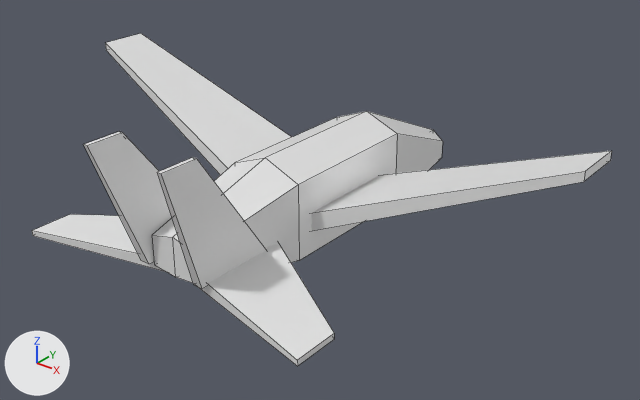
A saved change to the Blender file plane.blend.
Camera for both pictures: a camera (50 mm lens) standing at (12.92, -20.6, 9.55) and looking at (0.44, -5.0, -0.12). Lighting does not change. The marker at lower left points along +X, +Y and +Z. Mesh edges are drawn as thin lines.

The scene before the commit, as lines of its bpy script (objects in view):
```python
mat_material = principled_material('Material')
mat_material.base_color = (0.8, 0.8, 0.8)  # white #e7e7e7
mat_material.roughness = 0.4
me_cube = bpy.data.meshes.new('Cube')
me_cube.from_pydata(...)  # 16 vertices, 11 faces; spans x 0.0..1.0, y -9.49..1.0, z -1.29..1.4
me_cube.materials.append(mat_material)  # white #e7e7e7
me_cube_001 = bpy.data.meshes.new('Cube.001')
me_cube_001.from_pydata(...)  # 16 vertices, 12 faces; spans x 0.4..7.15, y -10.27..-3.14, z -0.25..2.99
me_cube_001.materials.append(mat_material)  # white #e7e7e7
# before: 4 (7.15, -3.91, 2.99) at pixel (611, 150), 5 (7.15, -3.91, 2.77) at pixel (610, 160), 6 (7.15, -5.22, 2.99) at pixel (585, 171), 7 (7.15, -5.22, 2.77) at pixel (583, 181)
me_cube_002 = bpy.data.meshes.new('Cube.002')
me_cube_002.from_pydata([(0.7, -7.55, 0.09), (0.96, -7.55, 0.09), (0.7, -9.62, 0.09), (0.96, -9.62, 0.09), (1.04, -9.7, 3.15), (1.15, -9.7, 3.15), (1.04, -10.62, 3.15), (1.15, -10.62, 3.15)], [], [(1, 3, 2, 0), (5, 4, 6, 7), (0, 2, 6, 4), (1, 0, 4, 5), (3, 1, 5, 7), (2, 3, 7, 6)])
me_cube_002.materials.append(mat_material)  # white #e7e7e7
ob_cube = bpy.data.objects.new('Cube', me_cube)
ob_cube.location = (0.0, 0.0, 0.0)
_m = ob_cube.modifiers.new('ミラー', 'MIRROR')
_m.use_clip = True
ob_cube_001 = bpy.data.objects.new('Cube.001', me_cube_001)
ob_cube_001.location = (0.0, 0.0, -0.391)
_m = ob_cube_001.modifiers.new('ミラー', 'MIRROR')
_m.use_clip = True
ob_cube_002 = bpy.data.objects.new('Cube.002', me_cube_002)
ob_cube_002.location = (0.0, 0.0, -0.391)
_m = ob_cube_002.modifiers.new('ミラー', 'MIRROR')
_m.use_clip = True
```
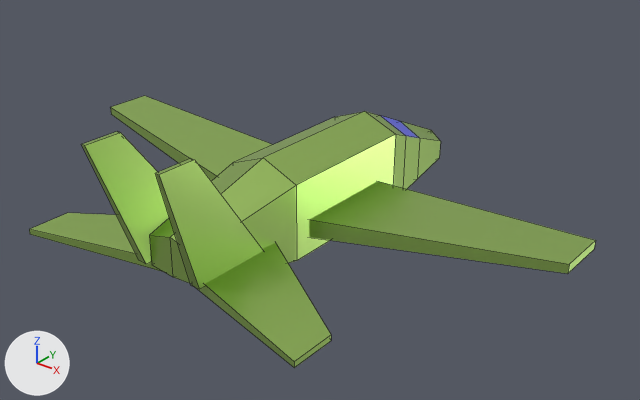
Pixel boxes [x1, y1, x2, y2] of what changed, in the pictures (640 x 400 px; the box of a moved part takes in the faces that stretch with it):
'Cube.001', recoloured, surface changed, reshaped, moved, turned: before [32, 33, 612, 366]; after [29, 96, 596, 368]
'Cube', recoloured, surface changed, reshaped, moved, turned (white to green): before [152, 111, 443, 283]; after [149, 111, 441, 283]
'Cube.002', recoloured, surface changed, moved, turned (white to green): before [83, 132, 266, 289]; after [81, 131, 264, 289]
part 1 of me_cube, built on: before [367, 111, 443, 173]; after [365, 111, 441, 189]
part 2 of me_cube_001, moved or reshaped: before [105, 33, 612, 231]; after [110, 96, 596, 274]

Edits to the bpy script that builds the scene:
```text
Change mat_material:
    mat_material.base_color: (0.8, 0.8, 0.8) -> (0.514, 0.8, 0.201)  # white #e7e7e7 -> green #bee77c
    mat_material.metallic: 0.0 -> 1.0
Add mat_マテリアル:
    mat_マテリアル = principled_material('マテリアル')
    mat_マテリアル.base_color = (0.126, 0.149, 0.8)  # blue #636ce7
Change me_cube:
    used by ob_cube; location = (0.0, 0.0, 0.0)
    remove me_cube.from_pydata(...)  # 16 vertices, 11 faces; spans x 0.0..1.0, y -9.49..1.0, z -1.29..1.4
    add me_cube.from_pydata(...)  # 24 vertices, 17 faces; spans x 0.0..1.0, y -9.49..1.0, z -1.29..1.4
    me_cube part 1
    3 faces are deleted
    8 vertices are added at x 0.0..0.87, y -1.77..-0.73, z -1.28..1.09
    8 new faces join them, mat_material (green #bee77c)
    1 new face joins them, mat_マテリアル (blue #646ce7)
    add me_cube.materials.append(mat_マテリアル)  # blue #636ce7
Change me_cube_001:
    where me_cube_001.from_pydata(...)  # 16 vertices, 12 faces; spans x 0.4..7.15, y -10.27..-3.14, z -0.25..2.99
    used by ob_cube_001; location = (0.0, 0.0, -0.391)
    me_cube_001 part 2
    add for i in [*range(4, 8)]: me_cube_001.vertices[i].co += Vector((0.0, 0.0, -1.98))
Change ob_cube:
    ob_cube.location: (0.0, 0.0, 0.0) -> (-0.04, -0.04, 0.0)
    ob_cube.rotation_euler: (0.0, 0.0, 0.0) -> (0.0, 0.0093, 0.0)  # degrees (0, 0, 0) -> degrees (0, 0.5, 0)
```
